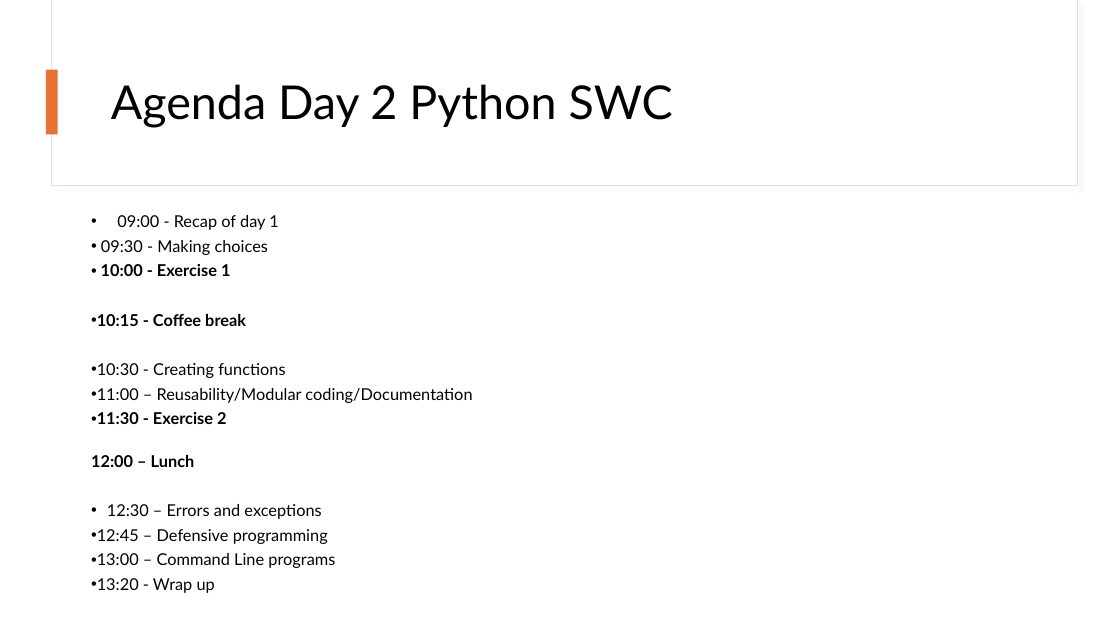
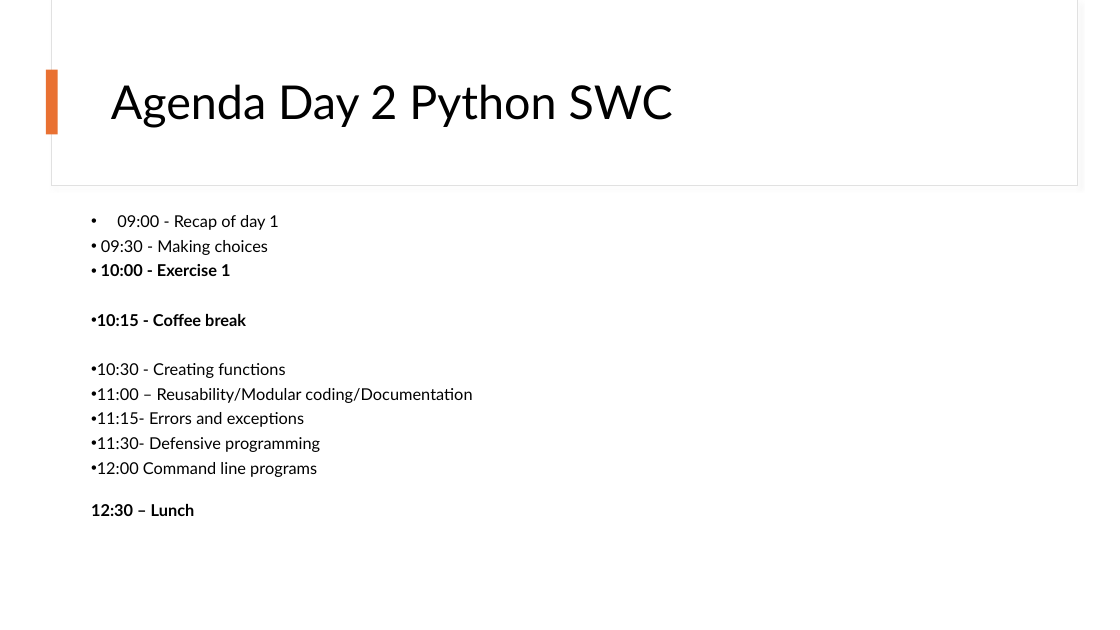
Before and after one commit to 4TUResearchData-Carpentries/software_carpentry_learner, a slide deck: slide 2 of python/Python_2_slides.pptx. Drawn at 1120x630 pixels with LibreOffice and Linux fonts; fonts in the diff are those of the drawing. Boxes give left, top, right and bottom in pixels: in the first picture for what was removed or moved away, otherwise in the second. Text is boxed around its words. In the diff, an @@ line names an element or a change of style, - is before the commit and + after.

Commit message:
adding exercises

```diff
--- a/python/Python_2_slides.pptx
+++ b/python/Python_2_slides.pptx
@@ text at <box>91,412,320,516</box>: text changed @@
-• 11:30 - Exercise 2
-12:00 – Lunch
-• 12:30 – Errors and exceptions
-• 12:45 – Defensive programming
-• 13:00 – Command Line programs
-• 13:20 - Wrap up
+• 11:15- Errors and exceptions
+• 11:30- Defensive programming
+• 12:00 Command line programs
+12:30 – Lunch
```
Also in this commit, not shown: 3 other slides changed, 3 other files.
